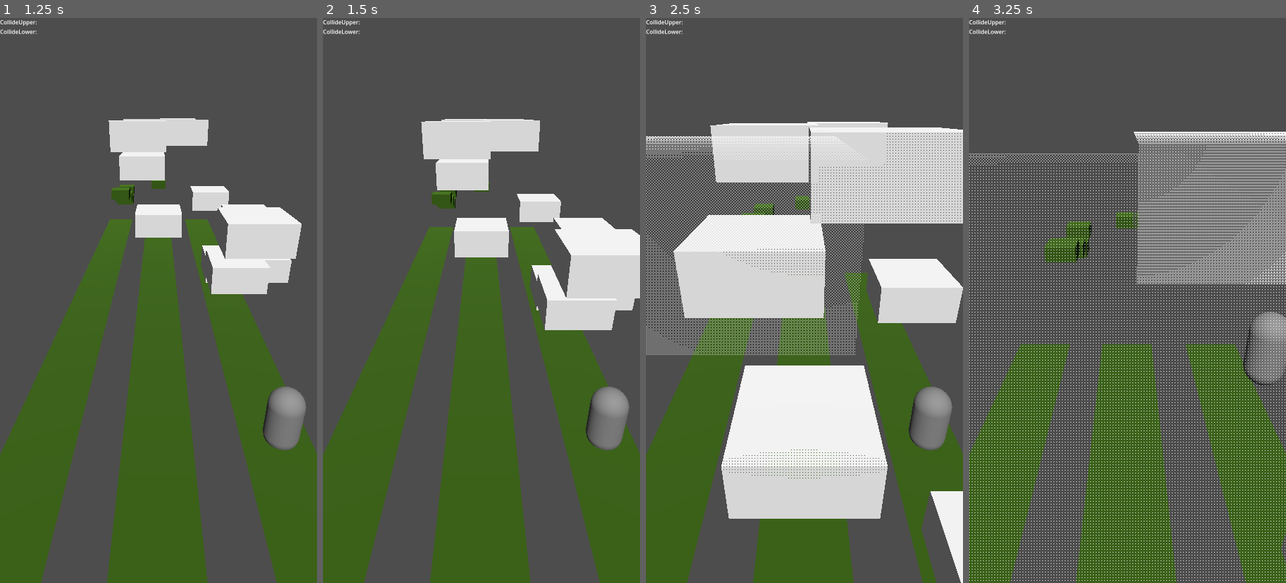
Above: before the commit, frames 1-4 (left to right).
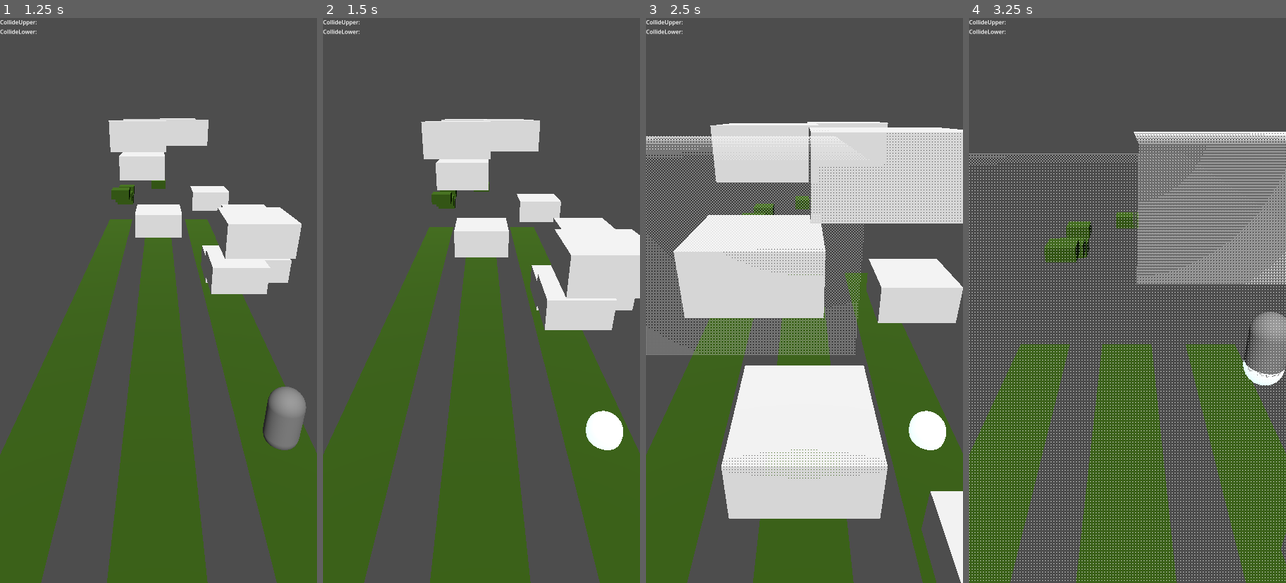
Above: after the commit, the same moments.

Repository: ythmxz/project-subway
Game: Godot game, scene res://Scenes/teste.tscn
The game is run twice, just before and just after one commit, with the same random seed, the same clock (stepped at 60 frames per second) and the same inputs. The project has no main scene, so this scene is started directly.
Inputs:
- Up to frame 1 (1.25 s): hold Right (ui_right) from 0.53 s (still down)
- Up to frame 2 (1.5 s): release Right (ui_right) at 1.28 s; hold Down (ui_down) from 1.28 s (still down)
- Up to frame 3 (2.5 s): release Down (ui_down) at 2.03 s; hold Right (ui_right) from 2.03 s (still down)
- Up to frame 4 (3.25 s): release Right (ui_right) at 2.78 s; hold Up (ui_up) from 2.78 s (still down)

Frame 1 is identical in both runs. In frame 2, 1.2% of the frame differs, in the area x 82-97%, y 65-77%; in frame 3, 1.2%; in frame 4, 0.2%.

Commit message:
state machine só que miserável

Diff:
--- a/Lib/state_machine.gd
+++ b/Lib/state_machine.gd
@@ -5,6 +5,9 @@
 @onready var current_state := get_node(default_state)
 
 signal on_transition(old: Node2D, new: Node2D)
+
+func get_state_name() -> StringName:
+	return current_state.name
 
 func transition(path: NodePath) -> void:
 	var old_state = current_state
--- a/Objects/player.gd
+++ b/Objects/Player/player.gd
@@ -5,6 +5,7 @@
 var cur_lane := 0
 
 @onready var x_center := position.x
+@onready var sm: StateMachine = $StateMachine
 
 @onready var lower_front_area: Area3D = $LowerFrontArea
 @onready var upper_front_area: Area3D = $UpperFrontArea
@@ -56,8 +57,10 @@
 		cur_lane -= 1
 	if Input.is_action_just_pressed("ui_up") and is_on_floor():
 		velocity.y = 20
+		sm.transition(^"Jump")
 	if Input.is_action_just_pressed("ui_down") and velocity.y >= 0:
 		velocity.y = minf(velocity.y, -30)
+		sm.transition(^"SlideDown" if is_on_floor() else ^"DashDown")
 
 	cur_lane = clampi(cur_lane, min_lane, max_lane)
 
--- a/Objects/player.tscn
+++ b/Objects/Player/player.tscn
@@ -1,6 +1,11 @@
 [gd_scene format=3 uid="uid://bd7q8eduip0aw"]
 
-[ext_resource type="Script" uid="uid://cc7r0vj552tr7" path="res://Objects/player.gd" id="1_v0iea"]
+[ext_resource type="Script" uid="uid://cc7r0vj552tr7" path="res://Objects/Player/player.gd" id="1_v0iea"]
+[ext_resource type="Script" uid="uid://cydm7qancl1v3" path="res://Lib/state_machine.gd" id="2_3y5cq"]
+[ext_resource type="Script" uid="uid://uw7nnvd6m6d7" path="res://Objects/Player/state_walk.gd" id="3_2i4gt"]
+[ext_resource type="Script" uid="uid://86sav2cggk8" path="res://Objects/Player/state_jump.gd" id="4_0ar0x"]
+[ext_resource type="Script" uid="uid://bw2ktrwamgm1f" path="res://Objects/Player/slide_down.gd" id="4_x20fu"]
+[ext_resource type="Script" uid="uid://yv1yyule1c22" path="res://Objects/Player/state_dash_down.gd" id="6_0ar0x"]
 
 [sub_resource type="CapsuleShape3D" id="CapsuleShape3D_fk1rg"]
 
@@ -42,5 +47,22 @@
 [node name="CollisionShape3D" type="CollisionShape3D" parent="UpperFrontArea" unique_id=1291772753]
 shape = SubResource("SphereShape3D_v0iea")
 
+[node name="StateMachine" type="Node" parent="." unique_id=123988274]
+script = ExtResource("2_3y5cq")
+default_state = NodePath("Walk")
+metadata/_custom_type_script = "uid://cydm7qancl1v3"
+
+[node name="Walk" type="Node" parent="StateMachine" unique_id=1685250588]
+script = ExtResource("3_2i4gt")
+
+[node name="Jump" type="Node" parent="StateMachine" unique_id=615066120]
+script = ExtResource("4_0ar0x")
+
+[node name="SlideDown" type="Node" parent="StateMachine" unique_id=846218051]
+script = ExtResource("4_x20fu")
+
+[node name="DashDown" type="Node" parent="StateMachine" unique_id=969542516]
+script = ExtResource("6_0ar0x")
+
 [connection signal="body_entered" from="LowerFrontArea" to="." method="_on_lower_front_area_body_entered"]
 [connection signal="body_entered" from="UpperFrontArea" to="." method="_on_upper_front_area_body_entered"]
--- /dev/null
+++ b/Objects/Player/slide_down.gd
@@ -0,0 +1,20 @@
+extends State
+
+@onready var placeholder_model_crouch := $"../../PlaceholderModelCrouch"
+@onready var placeholder_model := $"../../PlaceholderModel"
+@onready var lower_front_area: Area3D = $"../../LowerFrontArea"
+@onready var upper_front_area: Area3D = $"../../UpperFrontArea"
+@onready var sm: StateMachine = $".."
+@onready var player := $"../.."
+
+func enter() -> void:
+	placeholder_model.visible = false
+	placeholder_model_crouch.visible = true
+	lower_front_area.monitoring = true
+	upper_front_area.monitoring = false
+
+func process(_delta: float) -> void:
+	pass
+
+func leave() -> void:
+	pass
--- /dev/null
+++ b/Objects/Player/state_dash_down.gd
@@ -0,0 +1,20 @@
+extends State
+
+@onready var placeholder_model_crouch := $"../../PlaceholderModelCrouch"
+@onready var placeholder_model := $"../../PlaceholderModel"
+@onready var lower_front_area: Area3D = $"../../LowerFrontArea"
+@onready var upper_front_area: Area3D = $"../../UpperFrontArea"
+@onready var sm: StateMachine = $".."
+@onready var player := $"../.."
+
+func enter() -> void:
+	placeholder_model.visible = false
+	placeholder_model_crouch.visible = true
+	lower_front_area.monitoring = true
+	upper_front_area.monitoring = false
+
+func process(_delta: float) -> void:
+	pass
+
+func leave() -> void:
+	pass
--- /dev/null
+++ b/Objects/Player/state_jump.gd
@@ -0,0 +1,20 @@
+extends State
+
+@onready var placeholder_model_crouch := $"../../PlaceholderModelCrouch"
+@onready var placeholder_model := $"../../PlaceholderModel"
+@onready var lower_front_area: Area3D = $"../../LowerFrontArea"
+@onready var upper_front_area: Area3D = $"../../UpperFrontArea"
+@onready var sm: StateMachine = $".."
+@onready var player := $"../.."
+
+func enter() -> void:
+	placeholder_model.visible = true
+	placeholder_model_crouch.visible = true
+	lower_front_area.monitoring = true
+	upper_front_area.monitoring = true
+
+func process(_delta: float) -> void:
+	pass
+
+func leave() -> void:
+	pass
--- /dev/null
+++ b/Objects/Player/state_walk.gd
@@ -0,0 +1,20 @@
+extends State
+
+@onready var placeholder_model_crouch := $"../../PlaceholderModelCrouch"
+@onready var placeholder_model := $"../../PlaceholderModel"
+@onready var lower_front_area: Area3D = $"../../LowerFrontArea"
+@onready var upper_front_area: Area3D = $"../../UpperFrontArea"
+@onready var sm: StateMachine = $".."
+@onready var player := $"../.."
+
+func enter() -> void:
+	placeholder_model.visible = true
+	placeholder_model_crouch.visible = false
+	lower_front_area.monitoring = true
+	upper_front_area.monitoring = true
+
+func process(_delta: float) -> void:
+	pass
+
+func leave() -> void:
+	pass
--- a/Scenes/teste.tscn
+++ b/Scenes/teste.tscn
@@ -1,7 +1,7 @@
 [gd_scene format=3 uid="uid://c0g4l4d2g20kq"]
 
 [ext_resource type="Script" uid="uid://c1f3tlnpl16dd" path="res://Scenes/stage.gd" id="1_m4hkj"]
-[ext_resource type="PackedScene" uid="uid://bd7q8eduip0aw" path="res://Objects/player.tscn" id="1_w2l1y"]
+[ext_resource type="PackedScene" uid="uid://bd7q8eduip0aw" path="res://Objects/Player/player.tscn" id="1_w2l1y"]
 [ext_resource type="PackedScene" uid="uid://ce6qyh4eb5nsr" path="res://Objects/crap_block.tscn" id="2_h0r8t"]
 [ext_resource type="Script" uid="uid://bgj1hklwrbau" path="res://Managers/debug_m.gd" id="4_ati5v"]
 
Not shown, added: Lib/state.gd.uid
Not shown, added: Lib/state_machine.gd.uid
Renamed: Objects/player.gd.uid -> Objects/Player/player.gd.uid
Not shown, added: Objects/Player/slide_down.gd.uid
Not shown, added: Objects/Player/state_dash_down.gd.uid
Not shown, added: Objects/Player/state_jump.gd.uid
Not shown, added: Objects/Player/state_walk.gd.uid
